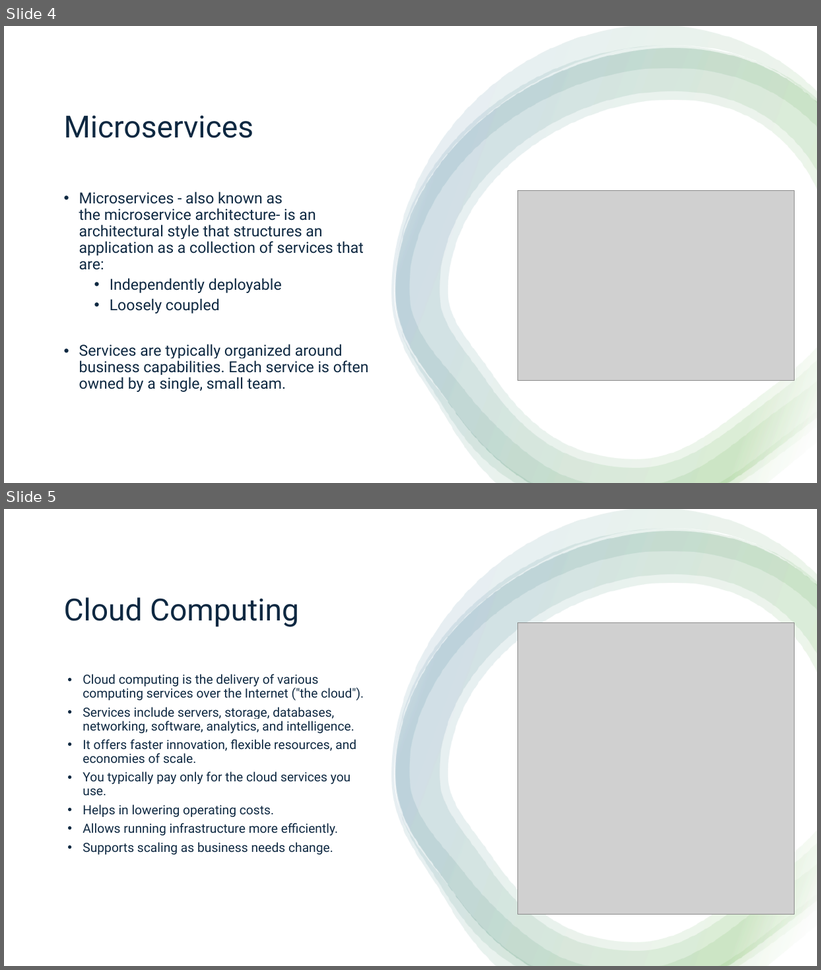
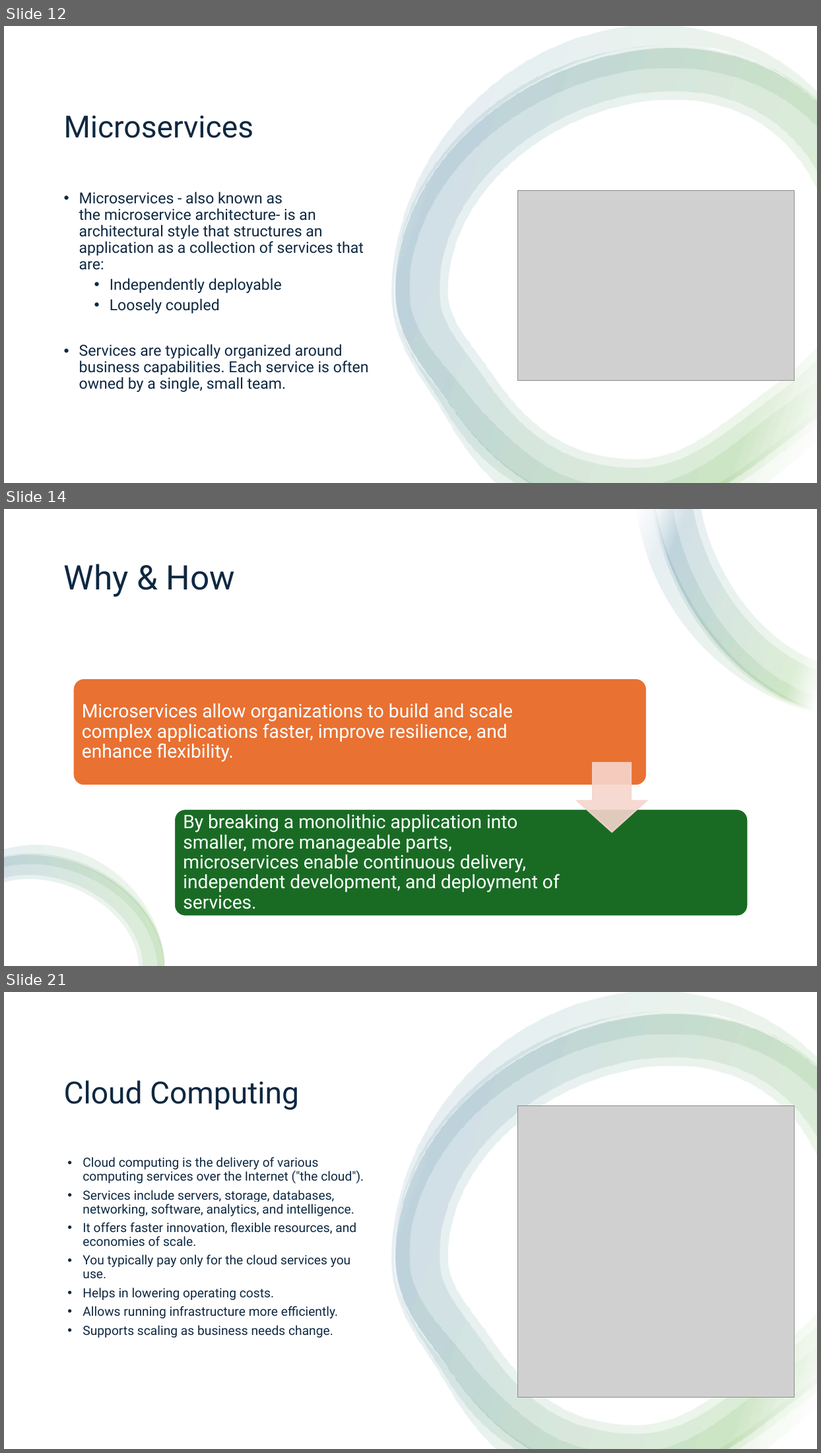
Before and after one commit to aprabhat/spring_boot_microservice, a slide deck: spring_boot.pptx. Shown one above the other, each under a label of ours: slides 4 and 5 before the commit, slides 12, 14 and 21 after it; the slides between them are not shown. The pictures are 821x970 and 821x1453 pixels, drawn with LibreOffice and Linux fonts; fonts in the diff are those of the drawing; grey boxes stand for pictures. Boxes give left, top, right and bottom in pixels: in the first picture for what was removed or moved away, otherwise in the second. Text is boxed around its words. In the diff, an @@ line names an element or a change of style, - is before the commit and + after.

```diff
--- a/spring_boot.pptx
+++ b/spring_boot.pptx
@@ slide 14 added at [4,509,817,966], background #FFFFFF @@
@@ rectangle added at [4,509,817,966], fill #FFFFFF @@
@@ group added at [636,509,817,714]: 4 freeform shapes @@
@@ title added at [64,564,235,597], 40 pt, text #0E2841 @@
+Why & How
@@ group added at [73,679,748,916]: 2 rounded rectangles, 2 texts, 1 down arrow @@
+Microservices allow organizations to build and scale complex applications faster, improve resilience, and enhance flexibility.
+By breaking a monolithic application into smaller, more manageable parts, microservices enable continuous delivery, independent development, and deployment of services.
@@ group added at [4,846,165,966]: 4 freeform shapes @@
@@ what was slide 4 is now slide 12 @@
@@ what was slide 5 is now slide 21 @@
```
Also in this commit, not shown: 7 other slides added.
